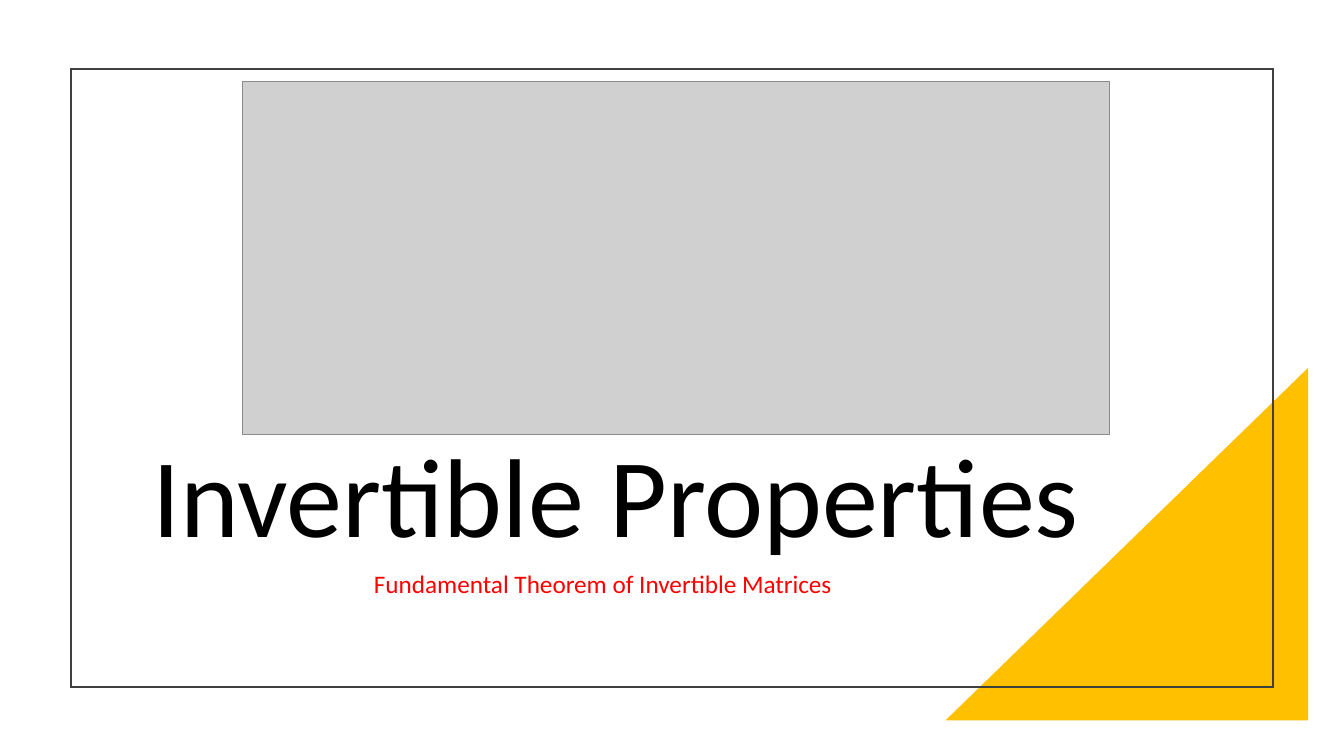
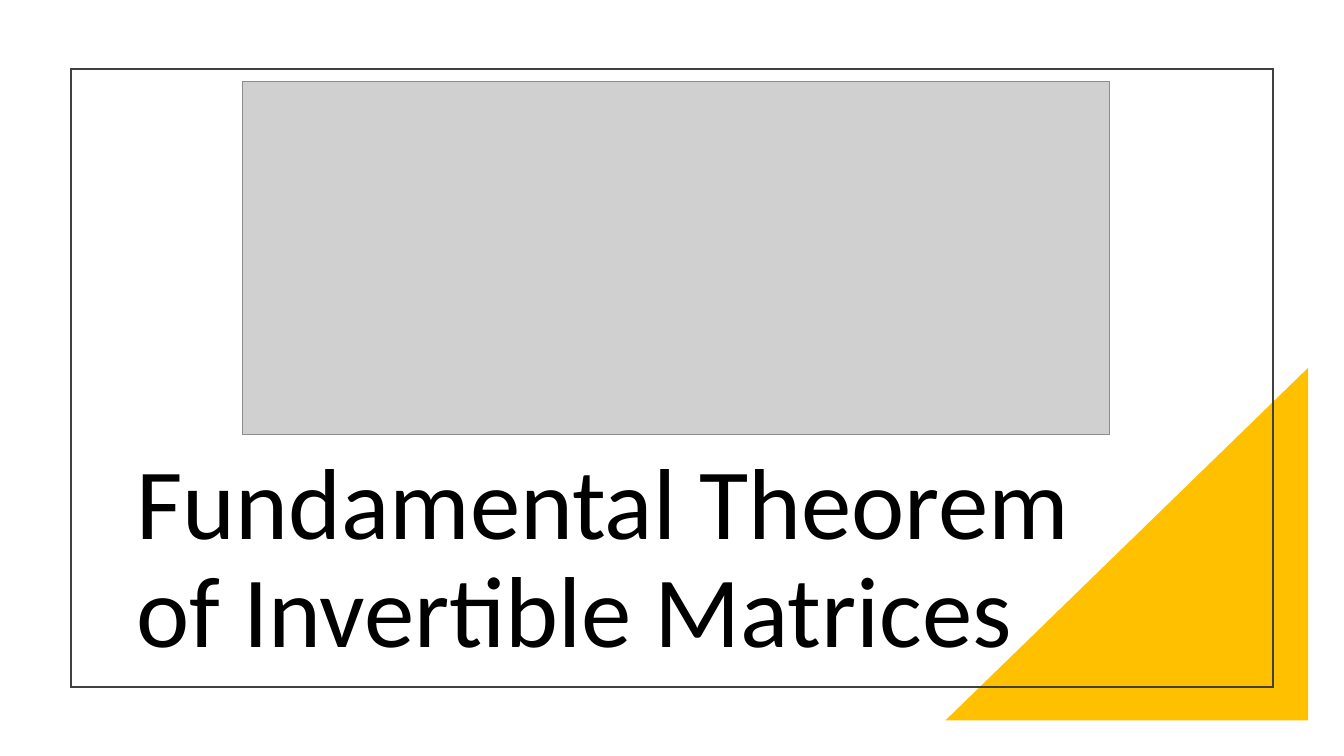
Before and after one commit to Jeffchen54/Linear-Definitions-and-Theorems, a slide deck: slide 4 of Unit 3-4 Theorems.pptx (slide 5 before the commit). Drawn at 1344x756 pixels with LibreOffice and Linux fonts; fonts in the diff are those of the drawing; grey boxes stand for pictures. Boxes give left, top, right and bottom in pixels: in the first picture for what was removed or moved away, otherwise in the second. Text is boxed around its words. In the diff, an @@ line names an element or a change of style, - is before the commit and + after.

Commit message:
Up to date with current lessons, added some custom definitions to theorems

```diff
--- a/Unit 3-4 Theorems.pptx
+++ b/Unit 3-4 Theorems.pptx
@@ title at [137,469,1069,671]: text changed; size 80 to 72 pt @@
-Invertible Properties
+Fundamental Theorem of Invertible Matrices
@@ text removed at [374,575,831,594] @@
-Fundamental Theorem of Invertible Matrices
```
Also in this commit, not shown: 4 other slides changed, 7 slides added, 7 slides removed, 1 other file.
